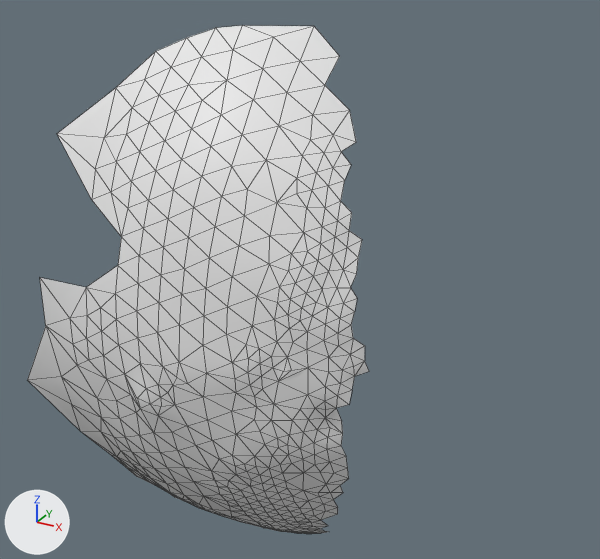
One commit to the OBJ model res/final/onecam_fullvolume/06/cleanedup/FullVolium.000244.obj: the scene before it, then after it.
One viewpoint serves both versions: a camera (50 mm lens) standing at (-157.4, -701.9, 242.1) and looking at (-242.5, -547.0, 164.7). Every picture has the same lights, and +X, +Y and +Z are marked at lower left. Mesh edges are drawn as thin lines. Where no turn or scale is listed for an object, it has been applied to the vertices.

The first picture shows 'FullVolium.000244'.
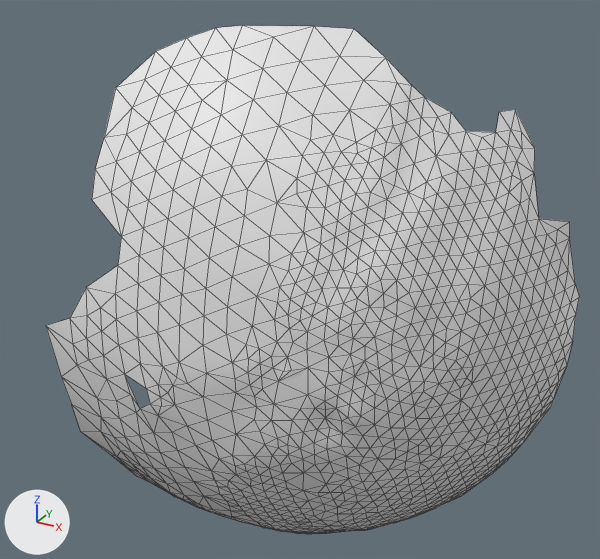
Boxes (x1, y1, x2, y2) around the edits, measured in the pictures (600 x 559 px):
'FullVolium.000244', reshaped (56% wider)
    before: (27, 25, 369, 534)
    after: (46, 25, 579, 534)
part 1 of me_fullvolium_000244, added
    after: (314, 26, 579, 534)
part 2 of me_fullvolium_000244, deleted
    before: (125, 375, 150, 408)
part 3 of me_fullvolium_000244, deleted
    before: (40, 278, 86, 325)
part 4 of me_fullvolium_000244, deleted
    before: (27, 326, 81, 431)
part 5 of me_fullvolium_000244, deleted
    before: (57, 89, 115, 199)

Diff of the bpy script that builds the scene:
```diff
--- a/res/final/onecam_fullvolume/06/cleanedup/FullVolium.000244.obj.py
+++ b/res/final/onecam_fullvolume/06/cleanedup/FullVolium.000244.obj.py
@@ me_fullvolium_000244 @@
 # used by ob_fullvolium_000244; location = (0.0, 0.0, 0.0)
-me_fullvolium_000244.from_pydata(...)  # 446 vertices, 823 faces; spans x -300.2..-215.1, y -586.0..-539.5, z 85.9..221.1
+me_fullvolium_000244.from_pydata(...)  # 953 vertices, 1848 faces; spans x -291.6..-184.1, y -585.0..-519.9, z 83.8..221.1
+# me_fullvolium_000244 part 1: 511 vertices added at x -240.8..-184.1, y -572.1..-519.9, z 83.8..220.5
+# me_fullvolium_000244 part 2: 1 vertex removed from x -260.3, y -586.0, z 148.6
+# me_fullvolium_000244 part 3: 1 vertex removed from x -290.7, y -580.3, z 167.8
+# me_fullvolium_000244 part 4: 1 vertex removed from x -300.2, y -579.8, z 138.4
+# me_fullvolium_000244 part 5: 1 vertex removed from x -293.1, y -567.6, z 197.4
```
